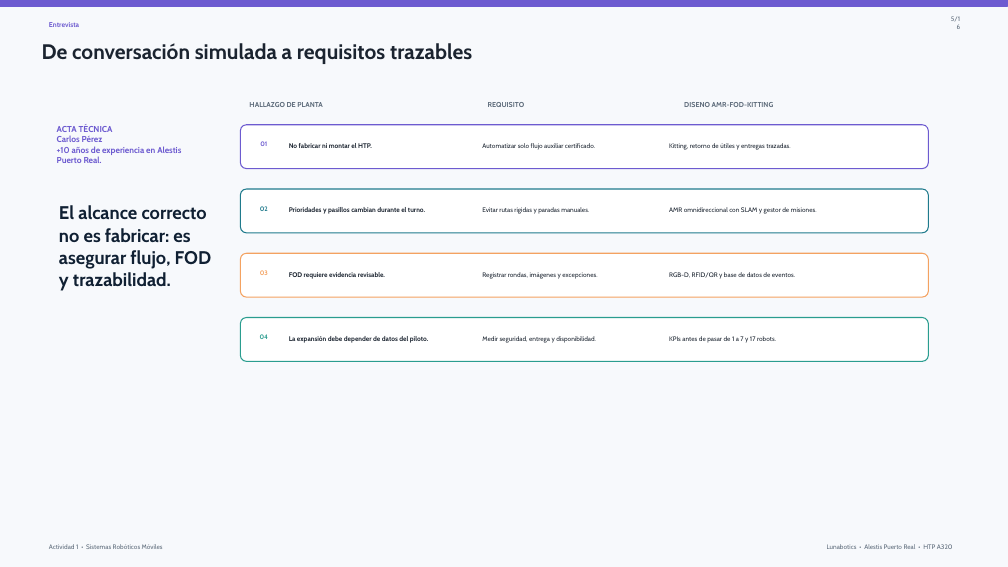
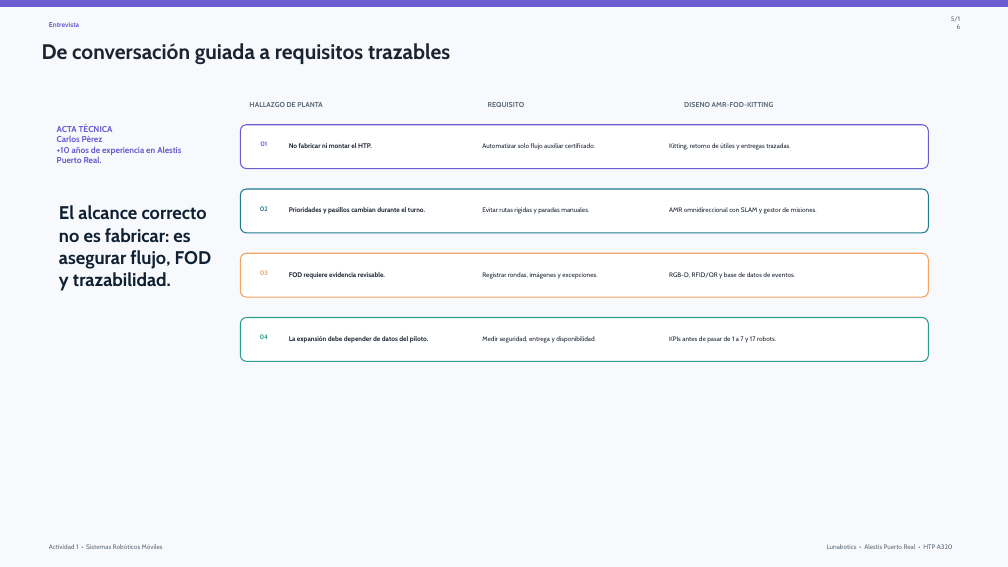
Before and after one commit to jlmayorgaco/viu-mrob-sistemas-roboticos-moviles, a slide deck: slide 5 of actividad1/slides/Actividad1_AMR_FOD_Kitting_editable.pptx. Drawn at 1008x567 pixels with LibreOffice and Linux fonts; fonts in the diff are those of the drawing. Boxes give left, top, right and bottom in pixels: in the first picture for what was removed or moved away, otherwise in the second. Text is boxed around its words. In the diff, an @@ line names an element or a change of style, - is before the commit and + after.

```diff
--- a/actividad1/slides/Actividad1_AMR_FOD_Kitting_editable.pptx
+++ b/actividad1/slides/Actividad1_AMR_FOD_Kitting_editable.pptx
@@ text at (42,43,450,65): text changed @@
-De conversación simulada a requisitos trazables
+De conversación guiada a requisitos trazables
```
Also in this commit, not shown: 19 other files.
